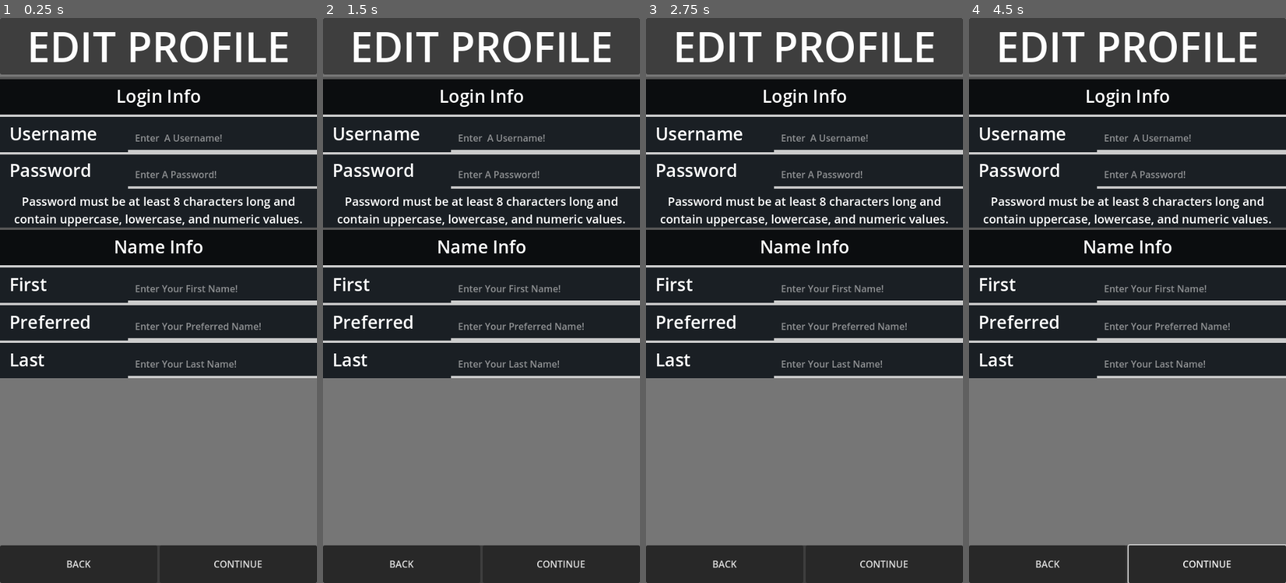
Above: before the commit, frames 1-4 (left to right).
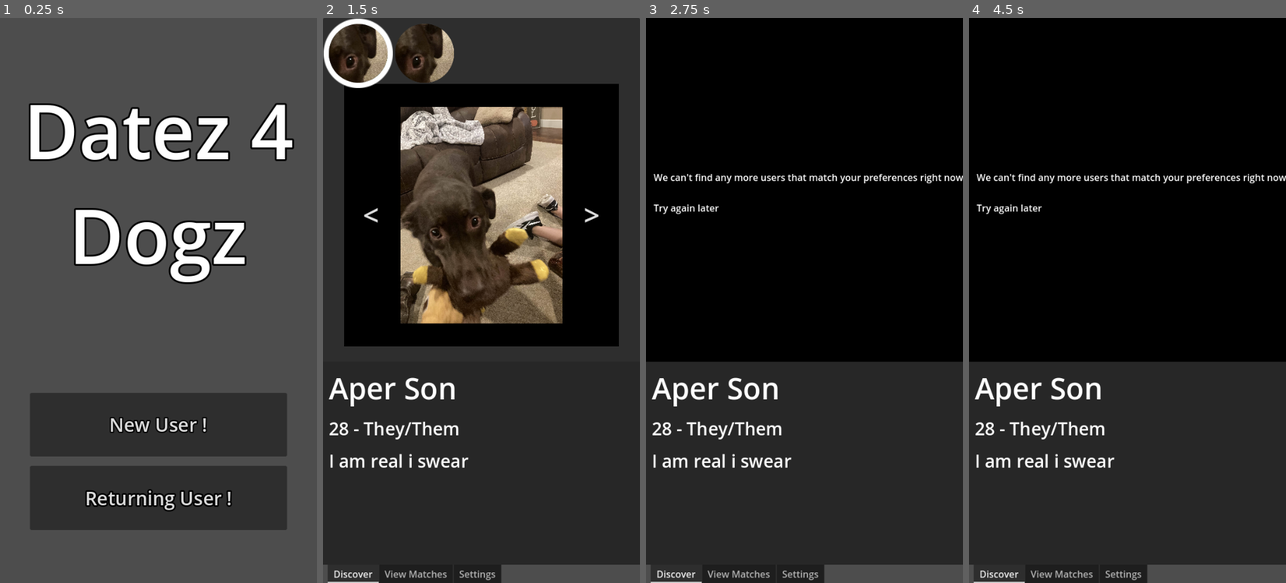
Above: after the commit, the same moments.

Repository: Wyatt5150/Dog-Tinder-Codestuff
Game: Godot game, scene res://Scenes/MainMenu.tscn
Two runs of this game, one before a commit and one after it. Both use one fixed random seed, a clock stepped at 60 frames per second and the inputs below. Before the commit the project starts from res://Scenes/EditUserProfile.tscn.
Inputs (mouse positions are in pixels of both pictures, inside the frame that each line leads up to):
- Up to frame 1 (0.25 s): no input
- Up to frame 2 (1.5 s): click (481, 498) at 0.5 s, where only the run after the commit has a clickable "Returning User !"; click (529, 492) at 1.27 s
- Up to frame 3 (2.75 s): click (852, 492) at 2.02 s
- Up to frame 4 (4.5 s): click (1206, 566) at 2.75 s, where only the run before the commit has a clickable "CONTINUE"; click (1206, 566) at 3.5 s, where only the run before the commit has a clickable "CONTINUE"; click (1016, 215) at 4.25 s, where only the run after the commit has a clickable "<"

The runs differ from the first frame. In frame 1, 88% of the frame differs, in the area x 0-100%, y 0-100%; in frame 2, 73%; in frame 3, 81%; in frame 4, 81%.

Commit message:
App Fully Navigable

Diff:
--- a/Datez4Dogz/Globals/SceneManager.gd
+++ b/Datez4Dogz/Globals/SceneManager.gd
@@ -3,17 +3,13 @@
 enum SCENES {
 	MAIN,
 	SETUP,
-	DISCOVER,
-	MATCHES,
-	SETTINGS
+	NAVIGATION
 }
 
 const SCENES_MAP = {
 	SCENES.MAIN : "res://Scenes/MainMenu.tscn",
 	SCENES.SETUP : "res://Scenes/EditUserProfile.tscn",
-	SCENES.DISCOVER : "",
-	SCENES.MATCHES : "",
-	SCENES.SETTINGS : "res://Scenes/Settings.tscn"
+	SCENES.NAVIGATION : "res://Scenes/navigation.tscn"
 }
 
 func Change_Scene(scene : SCENES) -> void:
--- a/Datez4Dogz/Scenes/Discover.tscn
+++ b/Datez4Dogz/Scenes/Discover.tscn
@@ -13,9 +13,12 @@
 anchor_bottom = 1.0
 grow_horizontal = 2
 grow_vertical = 2
+size_flags_horizontal = 3
+size_flags_vertical = 3
 script = ExtResource("1_f8lsh")
 
 [node name="ProfileView" parent="." instance=ExtResource("1_tibke")]
+layout_mode = 1
 
 [node name="Accept" type="Button" parent="."]
 layout_mode = 0
--- a/Datez4Dogz/Scenes/EditUserProfile.tscn
+++ b/Datez4Dogz/Scenes/EditUserProfile.tscn
@@ -48,24 +48,26 @@
 size_flags_horizontal = 3
 size_flags_vertical = 3
 
-[node name="Header" type="Panel" parent="VBoxContainer"]
+[node name="Header2" type="Label" parent="VBoxContainer"]
+custom_minimum_size = Vector2(0, 84)
+layout_mode = 2
+size_flags_vertical = 1
+theme = ExtResource("1_et03q")
+theme_override_font_sizes/font_size = 48
+text = "CREATE PROFILE"
+horizontal_alignment = 1
+vertical_alignment = 1
+autowrap_mode = 3
+
+[node name="Header" type="Panel" parent="VBoxContainer/Header2"]
 show_behind_parent = true
-custom_minimum_size = Vector2(0, 96)
-layout_mode = 2
+layout_mode = 1
+anchors_preset = 15
+anchor_right = 1.0
+anchor_bottom = 1.0
+grow_horizontal = 2
+grow_vertical = 2
 size_flags_vertical = 0
-
-[node name="Header" type="Label" parent="VBoxContainer/Header"]
-layout_mode = 1
-anchors_preset = 15
-anchor_right = 1.0
-anchor_bottom = 1.0
-grow_horizontal = 2
-grow_vertical = 2
-size_flags_vertical = 0
-theme = ExtResource("1_et03q")
-text = "EDIT PROFILE"
-horizontal_alignment = 1
-autowrap_mode = 3
 
 [node name="Content" type="ScrollContainer" parent="VBoxContainer"]
 layout_mode = 2
--- a/Datez4Dogz/Scenes/ProfileView.tscn
+++ b/Datez4Dogz/Scenes/ProfileView.tscn
@@ -13,12 +13,15 @@
 
 [node name="ProfileView" type="Control"]
 layout_mode = 3
-anchors_preset = 0
+anchors_preset = 15
+anchor_right = 1.0
+anchor_bottom = 1.0
+grow_horizontal = 2
+grow_vertical = 2
 script = ExtResource("1_0g7d7")
 profileButton = ExtResource("2_08yxv")
 
 [node name="Label" type="Label" parent="."]
-
 visible = false
 layout_mode = 0
 offset_right = 40.0
--- a/Datez4Dogz/Scenes/Settings.tscn
+++ b/Datez4Dogz/Scenes/Settings.tscn
@@ -9,6 +9,8 @@
 anchor_bottom = 1.0
 grow_horizontal = 2
 grow_vertical = 2
+size_flags_horizontal = 3
+size_flags_vertical = 3
 
 [node name="Label" type="Label" parent="."]
 layout_mode = 1
--- a/Datez4Dogz/Scenes/ViewMatches.tscn
+++ b/Datez4Dogz/Scenes/ViewMatches.tscn
@@ -9,6 +9,8 @@
 anchor_bottom = 1.0
 grow_horizontal = 2
 grow_vertical = 2
+size_flags_horizontal = 3
+size_flags_vertical = 3
 
 [node name="Label" type="Label" parent="."]
 layout_mode = 1
--- /dev/null
+++ b/Datez4Dogz/Scenes/navigation.tscn
@@ -0,0 +1,41 @@
+[gd_scene load_steps=4 format=3 uid="uid://dg71lsxq81m4l"]
+
+[ext_resource type="PackedScene" uid="uid://ddaohhoap1r2e" path="res://Scenes/Discover.tscn" id="1_djr2o"]
+[ext_resource type="PackedScene" uid="uid://ch1gnpeuvoa7p" path="res://Scenes/ViewMatches.tscn" id="3_aor3m"]
+[ext_resource type="PackedScene" uid="uid://mnjok4xriarq" path="res://Scenes/Settings.tscn" id="4_8bo8h"]
+
+[node name="Navigation" type="Control"]
+layout_mode = 3
+anchors_preset = 15
+anchor_right = 1.0
+anchor_bottom = 1.0
+grow_horizontal = 2
+grow_vertical = 2
+
+[node name="TabContainer" type="TabContainer" parent="."]
+layout_mode = 1
+anchors_preset = 15
+anchor_right = 1.0
+anchor_bottom = 1.0
+grow_horizontal = 2
+grow_vertical = 2
+current_tab = 0
+tabs_position = 1
+
+[node name="Discover" parent="TabContainer" instance=ExtResource("1_djr2o")]
+unique_name_in_owner = true
+clip_contents = true
+layout_mode = 2
+metadata/_tab_index = 0
+
+[node name="View Matches" parent="TabContainer" instance=ExtResource("3_aor3m")]
+unique_name_in_owner = true
+visible = false
+layout_mode = 2
+metadata/_tab_index = 1
+
+[node name="Settings" parent="TabContainer" instance=ExtResource("4_8bo8h")]
+unique_name_in_owner = true
+visible = false
+layout_mode = 2
+metadata/_tab_index = 2
--- a/Datez4Dogz/Scripts/edit_user_profile.gd
+++ b/Datez4Dogz/Scripts/edit_user_profile.gd
@@ -4,4 +4,4 @@
 	SceneManager.Change_Scene(SceneManager.SCENES.MAIN)
 
 func Submit() -> void:
-	SceneManager.Change_Scene(SceneManager.SCENES.DISCOVER)
+	SceneManager.Change_Scene(SceneManager.SCENES.NAVIGATION)
--- a/Datez4Dogz/Scripts/main_menu.gd
+++ b/Datez4Dogz/Scripts/main_menu.gd
@@ -4,4 +4,4 @@
 	SceneManager.Change_Scene(SceneManager.SCENES.SETUP)
 
 func ReturningUser() -> void:
-	SceneManager.Change_Scene(SceneManager.SCENES.DISCOVER)
+	SceneManager.Change_Scene(SceneManager.SCENES.NAVIGATION)
--- a/Datez4Dogz/project.godot
+++ b/Datez4Dogz/project.godot
@@ -10,9 +10,8 @@
 
 [application]
 
-
 config/name="Datez4Dogz"
-run/main_scene="res://Scenes/EditUserProfile.tscn"
+run/main_scene="res://Scenes/MainMenu.tscn"
 config/features=PackedStringArray("4.3", "GL Compatibility")
 config/icon="res://icon.svg"
 
Not shown: 1 places in Datez4Dogz/Scenes/ProfileView.tscn that only renumber resources
